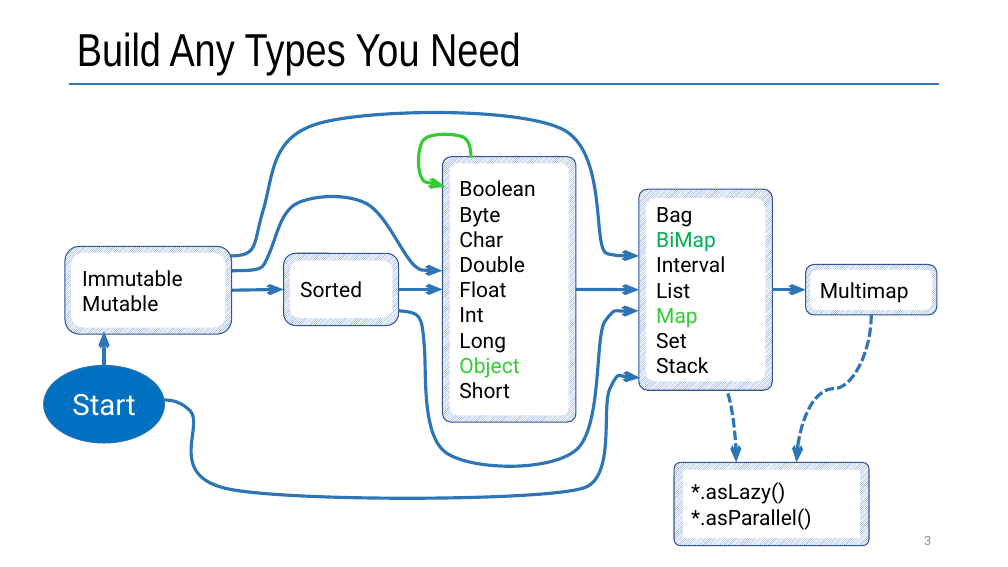
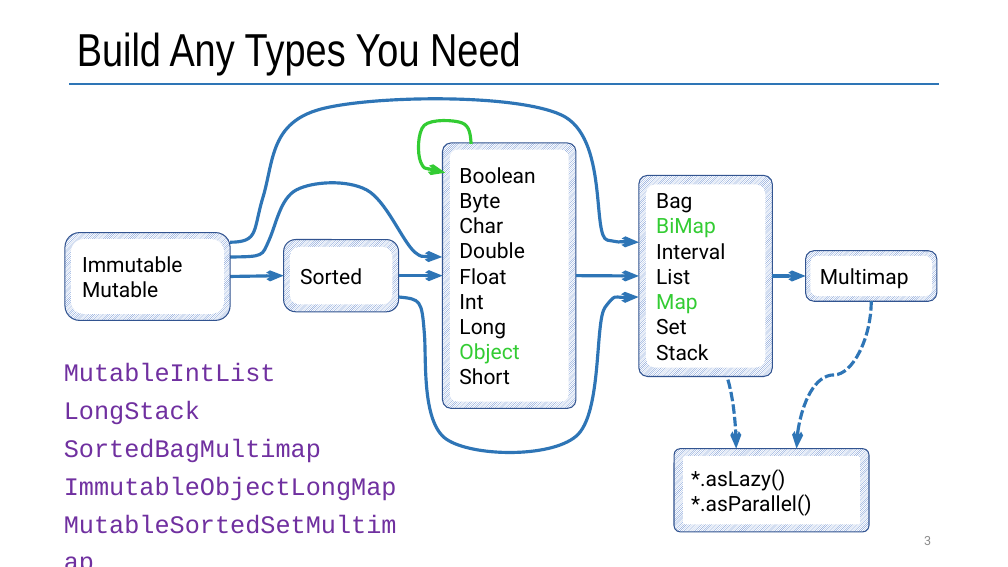
Before and after one commit to vmzakharov/refactor-to-ec, a slide deck: slide 3 of docs/RefactorToEcIntro.pptx. Drawn at 1008x567 pixels with LibreOffice and Linux fonts; fonts in the diff are those of the drawing. Boxes give left, top, right and bottom in pixels: in the first picture for what was removed or moved away, otherwise in the second. Text is boxed around its words. In the diff, an @@ line names an element or a change of style, - is before the commit and + after.

```diff
--- a/docs/RefactorToEcIntro.pptx
+++ b/docs/RefactorToEcIntro.pptx
@@ 12 rounded rectangles, 4 arrows, 4 freeform shapes, 2 curved arrows: place and size @@
-12 rounded rectangles, 4 arrows, 4 freeform shapes, 2 curved arrows at box(65, 113, 938, 546)
+12 rounded rectangles, 4 arrows, 4 freeform shapes, 2 curved arrows at box(65, 99, 938, 532)
@@ text in rounded rectangle at box(656, 218, 716, 238): text colour #00B050 to #33CC33, letter outline #000000 0.75 pt to #385723 0.75 pt in "BiMap" @@
@@ arrow removed from (104, 365) to (104, 331) @@
@@ ellipse removed at box(44, 365, 165, 443) @@
-Start
@@ text added at box(64, 363, 397, 501), 24 pt, text #7030A0 @@
+MutableIntList
+LongStack
+SortedBagMultimap
+ImmutableObjectLongMap
+MutableSortedSetMultimap
@@ freeform shape removed at box(139, 377, 640, 498) @@
```
Also in this commit, not shown: 2 other slides changed, 2 slides added, 2 slides removed, 2 other files.
